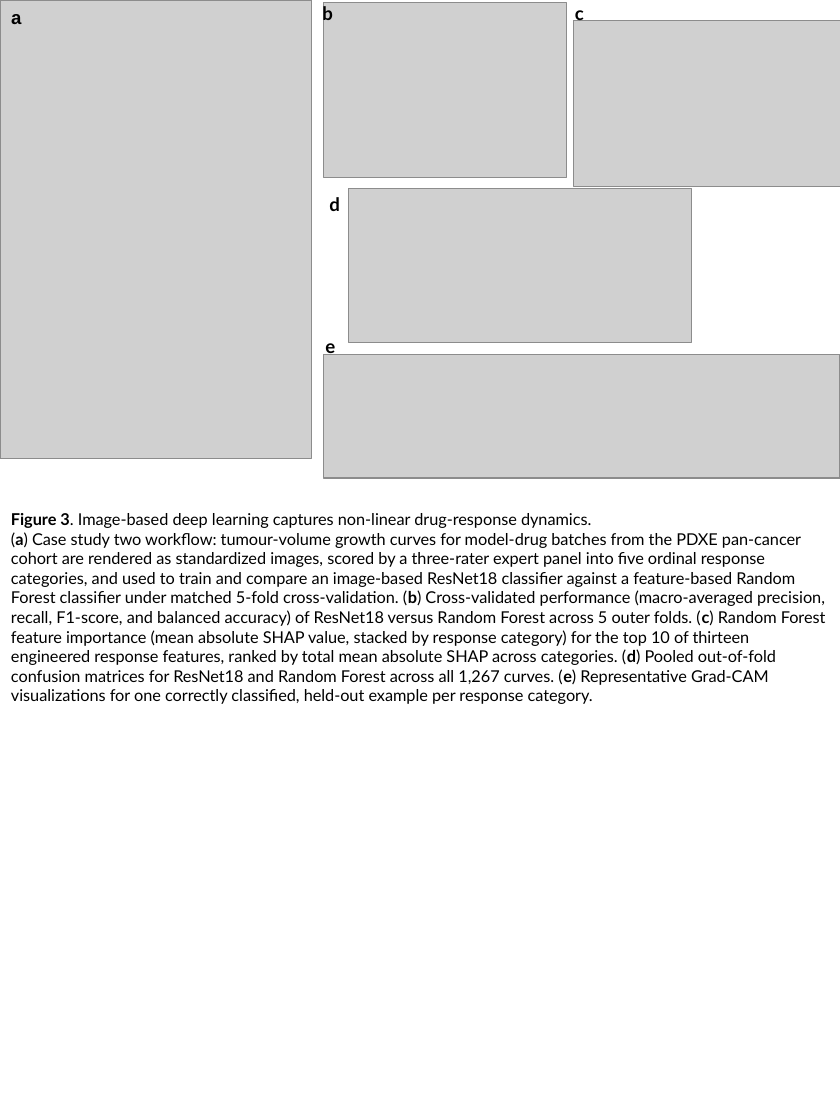
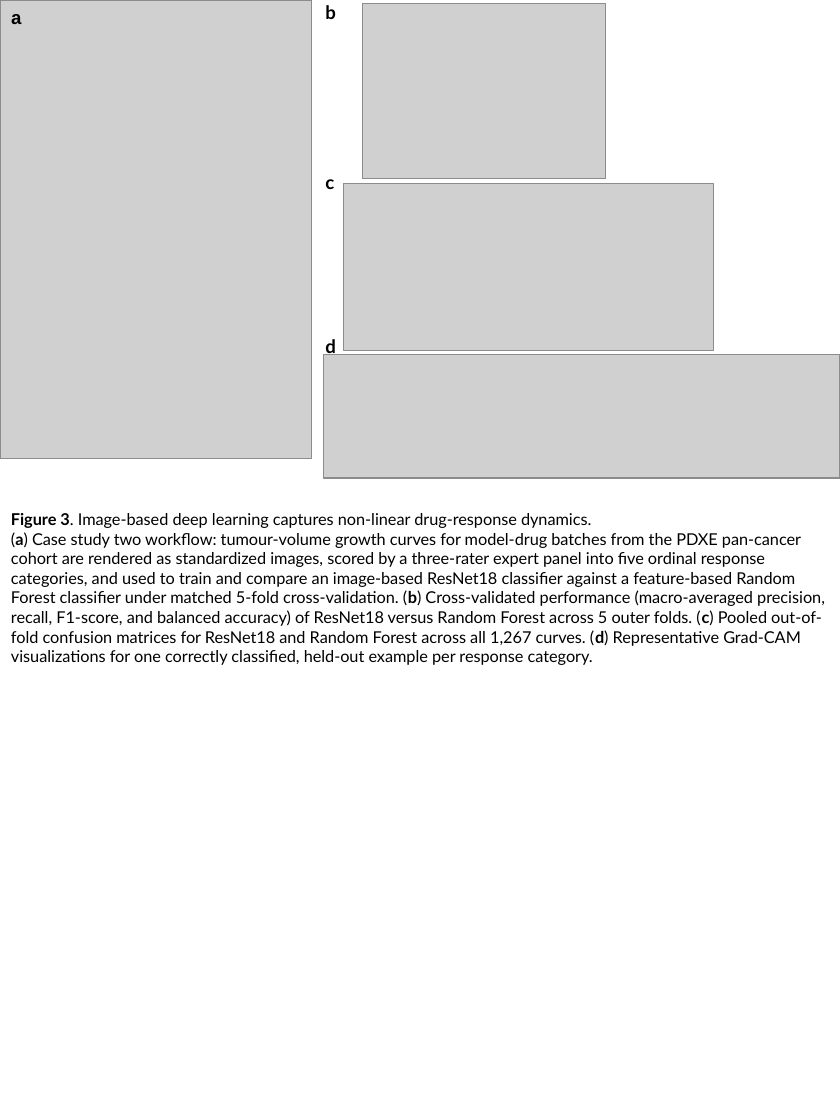
Before and after one commit to guanqiaofeng/XevaDB_case_study, a slide deck: slide 4 of figures/Figures.pptx. Drawn at 840x1120 pixels with LibreOffice and Linux fonts; fonts in the diff are those of the drawing; grey boxes stand for pictures. Boxes give left, top, right and bottom in pixels: in the first picture for what was removed or moved away, otherwise in the second. Text is boxed around its words. In the diff, an @@ line names an element or a change of style, - is before the commit and + after.

```diff
--- a/figures/Figures.pptx
+++ b/figures/Figures.pptx
@@ text "b" rewrapped from (322,5,333,25) to (325,5,336,19) @@
@@ picture: place and size @@
-picture at (324,2,567,177)
+picture at (363,3,606,178)
@@ picture removed at (573,21,840,187) @@
@@ text "c" rewrapped from (575,5,584,21) to (325,179,334,189) @@
@@ picture: place and size @@
-picture at (348,188,691,343)
+picture at (344,184,713,351)
@@ text "d" rewrapped from (329,197,340,211) to (325,337,336,355) @@
@@ text removed at (325,343,335,355) @@
-e
@@ text at (11,532,825,665): text changed @@
-(a) Case study two workflow: tumour-volume growth curves for model-drug batches from the PDXE pan-cancer cohort are rendered as standardized images, scored by a three-rater expert panel into five ordinal response categories, and used to train and compare an image-based ResNet18 classifier against a feature-based Random Forest classifier under matched 5-fold cross-validation. (b) Cross-validated performance (macro-averaged precision, recall, F1-score, and balanced accuracy) of ResNet18 versus Random Forest across 5 outer folds. (c) Random Forest feature importance (mean absolute SHAP value, stacked by response category) for the top 10 of thirteen engineered response features, ranked by total mean absolute SHAP across categories. (d) Pooled out-of-fold confusion matrices for ResNet18 and Random Forest across all 1,267 curves. (e) Representative Grad-CAM visualizations for one correctly classified, held-out example per response category.
+(a) Case study two workflow: tumour-volume growth curves for model-drug batches from the PDXE pan-cancer cohort are rendered as standardized images, scored by a three-rater expert panel into five ordinal response categories, and used to train and compare an image-based ResNet18 classifier against a feature-based Random Forest classifier under matched 5-fold cross-validation. (b) Cross-validated performance (macro-averaged precision, recall, F1-score, and balanced accuracy) of ResNet18 versus Random Forest across 5 outer folds. (c) Pooled out-of-fold confusion matrices for ResNet18 and Random Forest across all 1,267 curves. (d) Representative Grad-CAM visualizations for one correctly classified, held-out example per response category.
```
Also in this commit, not shown: 5 other files.
